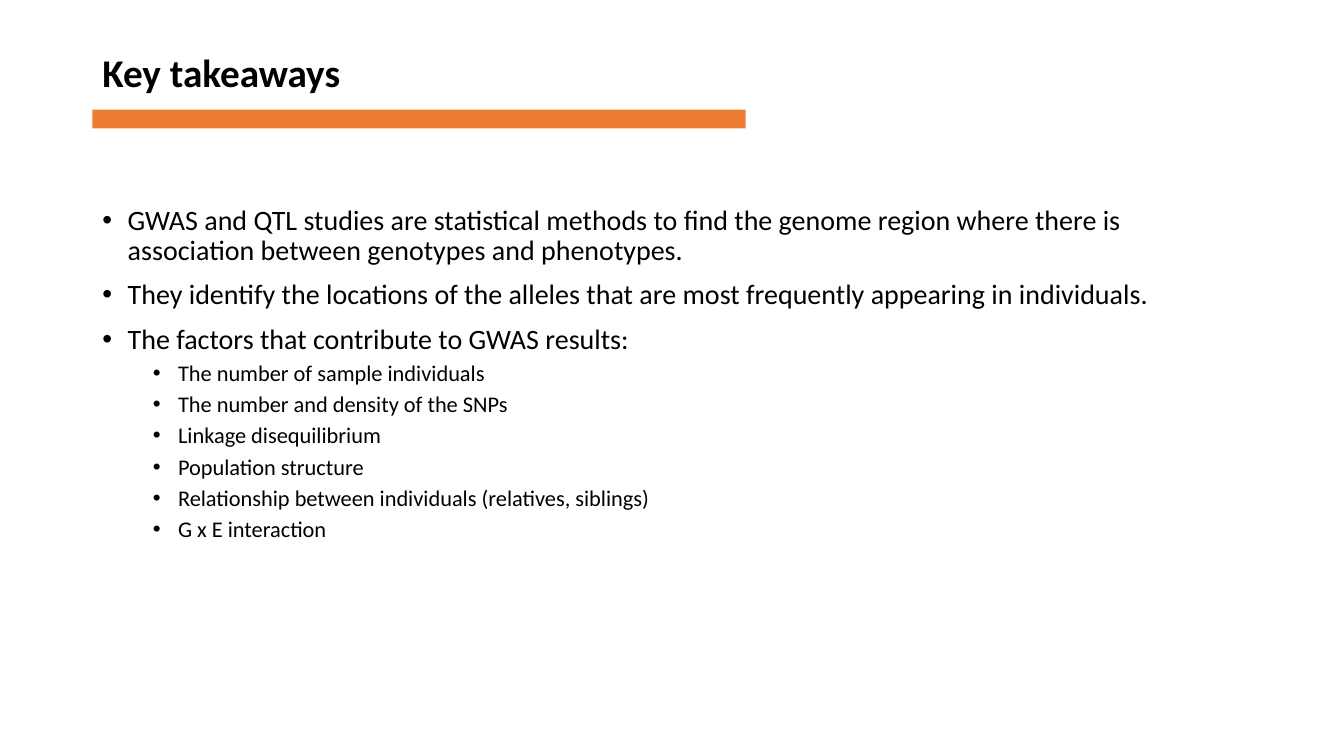
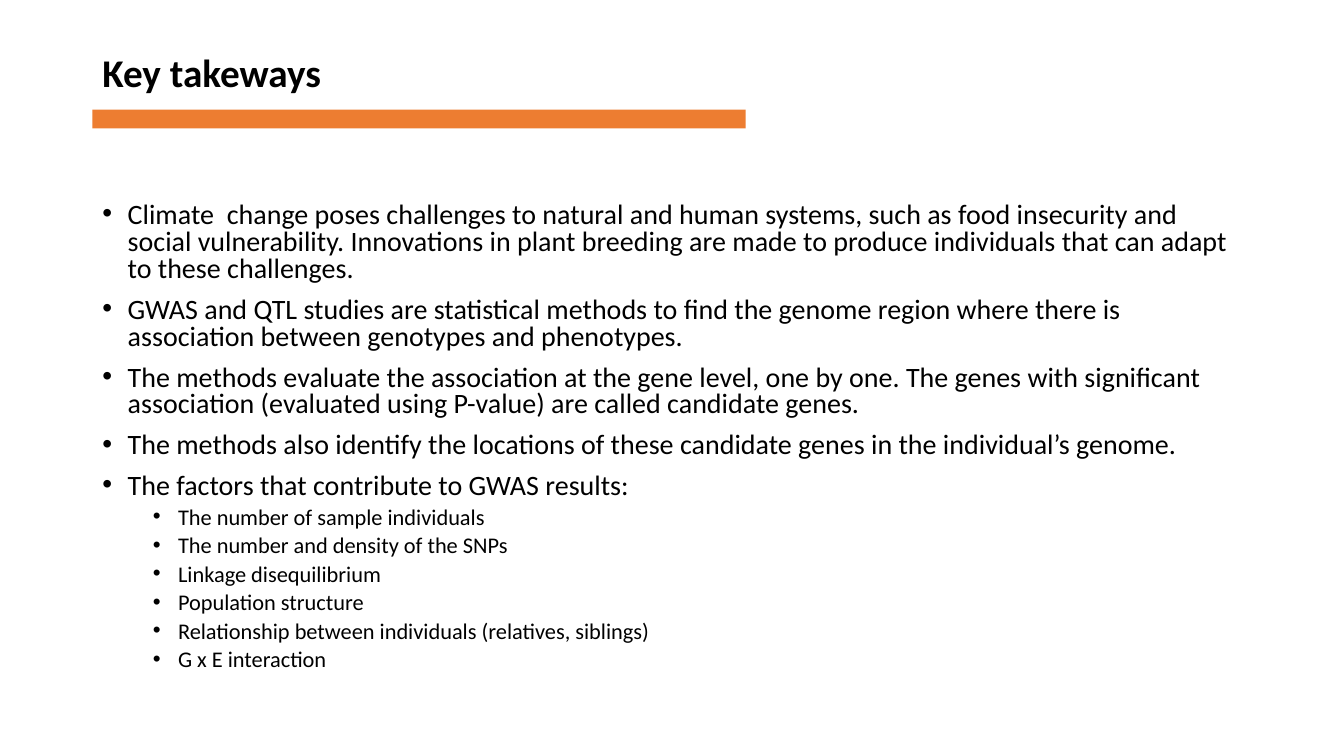
Before and after one commit to firzaariany/Course_Tree_improvement, a slide deck: slide 19 of Advances in quantitative genetics.pptx. Drawn at 1344x756 pixels with LibreOffice and Linux fonts; fonts in the diff are those of the drawing. Boxes give left, top, right and bottom in pixels: in the first picture for what was removed or moved away, otherwise in the second. Text is boxed around its words. In the diff, an @@ line names an element or a change of style, - is before the commit and + after.

Commit message:
finished presentation

```diff
--- a/Advances in quantitative genetics.pptx
+++ b/Advances in quantitative genetics.pptx
@@ text at bbox=[102, 59, 321, 93]: text changed @@
-Key takeaways
+Key takeways
@@ text at bbox=[128, 204, 1227, 283]: paragraph added @@
+• Climate change poses challenges to natural and human systems, such as food insecurity and social vulnerability. Innovations in plant breeding are made to produce individuals that can adapt to these challenges.
@@ text at bbox=[128, 299, 1120, 667]: line spacing 0.9 to 0.8 @@
@@ text at bbox=[128, 367, 1199, 459]: text changed @@
-• They identify the locations of the alleles that are most frequently appearing in individuals.
+• The methods evaluate the association at the gene level, one by one. The genes with significant association (evaluated using P-value) are called candidate genes.
+• The methods also identify the locations of these candidate genes in the individual’s genome.
```
Also in this commit, not shown: 3 other slides changed, 5 slides added, 1 slide removed, 1 other file.
